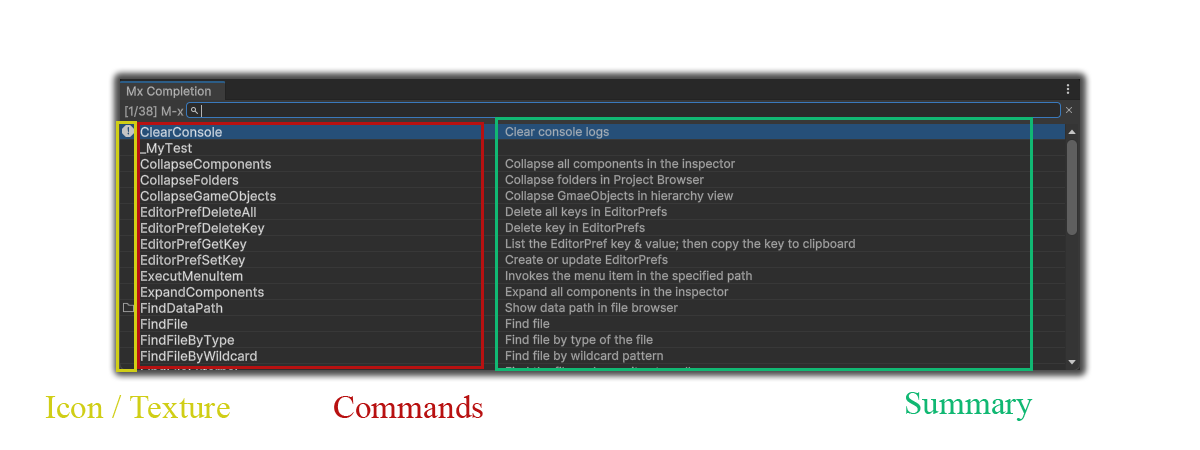
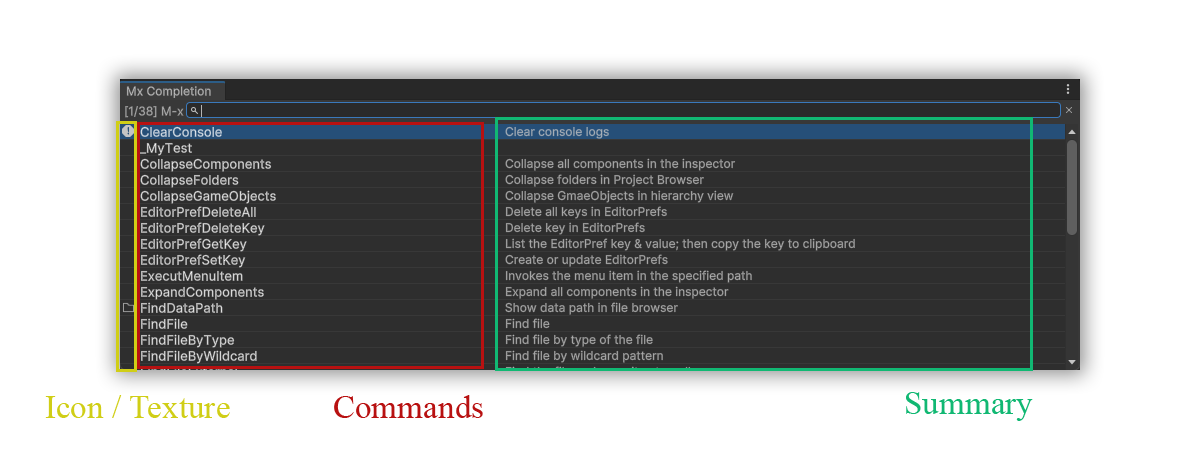
Two versions of the same layered image (1200x450). Layer-by-layer changes:
pixels changed over (x1=98, y1=57, x2=1102, y2=392) (layer not identified)
